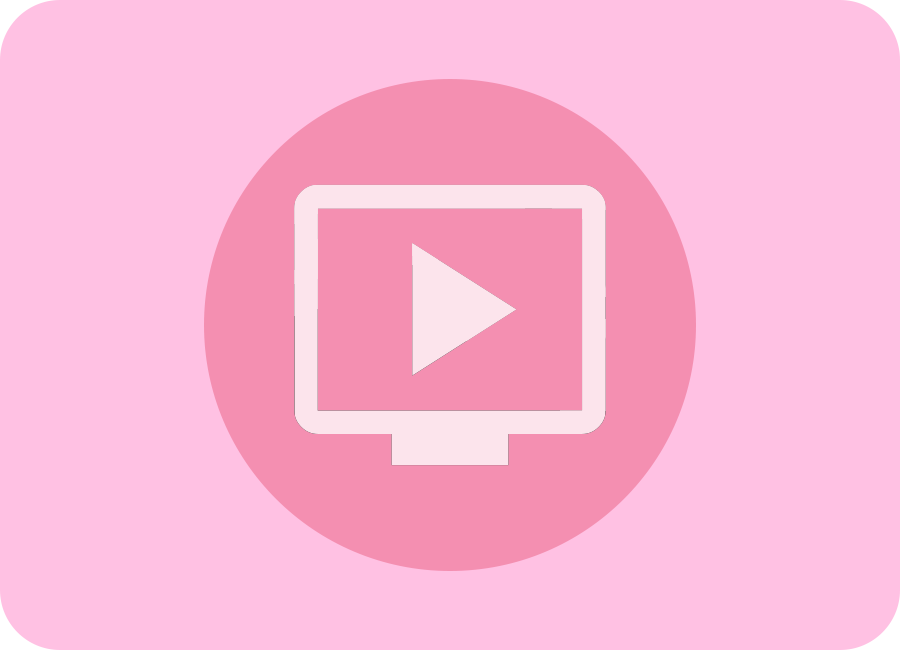
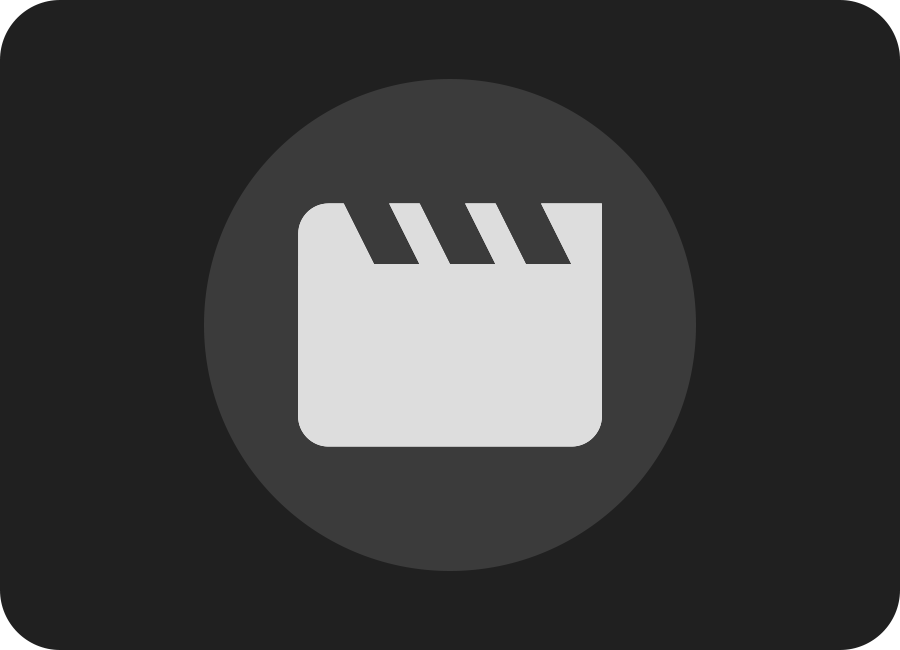
Layer changes from the first 900×650 image to the second:
added layer "movie_white_48dp" above "live_tv_black_48dp" over (298, 203, 602, 447)
hid "live_tv_FILL0_wght400_GRAD0_opsz48" over (294, 184, 606, 466)
painted on "圆" over (204, 79, 696, 571)
painted on "圆角矩形" over (0, 0, 900, 650)
